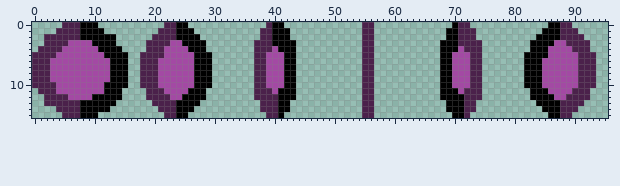
File history of a sprite sheet, ShootEmUp/res/img/Exp.png. Above, as it was before the edit.
The file is 96x16 pixels.
After the commit:
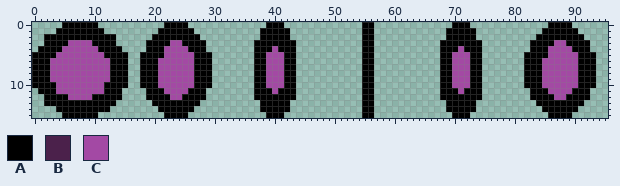
Palette (. is transparent): A #000000  B #4b214b  C #a349a4
Change:
The author changed colour B to colour A in row 0 at x 5 to 7, 22 to 23, 39, 55 to 56, 71 to 72 and 88 to 89; in row 1 at x 4 to 7, 21 to 23, 38 to 39, 55 to 56, 71 to 73 and 88 to 90; in row 2 at x 2 to 7, 20 to 23, 38 to 39, 55 to 56, 71 to 73 and 88 to 91; in row 3 at x 2 to 5, 19 to 22, 37 to 39, 55 to 56, 71 to 74 and 89 to 92; in row 4 at x 1 to 4, 19 to 21, 37 to 39, 55 to 56, 72 to 74 and 90 to 92; in row 5 at x 0 to 3, 18 to 21, 37 to 38, 55 to 56, 73 to 74 and 91 to 93.
The author changed colour B to colour A in rows 6 to 9 at x 0 to 2, 18 to 20, 37 to 38, 55 to 56, 73 to 74 and 91 to 93; in row 10 at x 0 to 3, 18 to 20, 37 to 38, 55 to 56, 73 to 74 and 91 to 93; in row 11 at x 1 to 3, 19 to 21, 37 to 39, 55 to 56, 72 to 74 and 90 to 92; in row 12 at x 2 to 5, 19 to 22, 37 to 40, 55 to 56, 72 to 74 and 89 to 92; in row 13 at x 2 to 7, 20 to 23, 38 to 40, 55 to 56, 72 to 73 and 88 to 91; in row 14 at x 4 to 7, 21 to 23, 38 to 40, 55 to 56, 72 to 73 and 88 to 90.
The author changed colour B to colour A in row 15 at x 5 to 7, 22 to 23, 39 to 40, 55 to 56, 72 and 88 to 89.
Changed places in both pictures, as pixel boxes (x1, y1, x2, y2):
changed: (32, 22, 80, 118)
changed: (140, 22, 176, 118)
changed: (254, 22, 278, 118)
changed: (362, 22, 374, 118)
changed: (458, 22, 482, 118)
changed: (560, 22, 596, 118)
